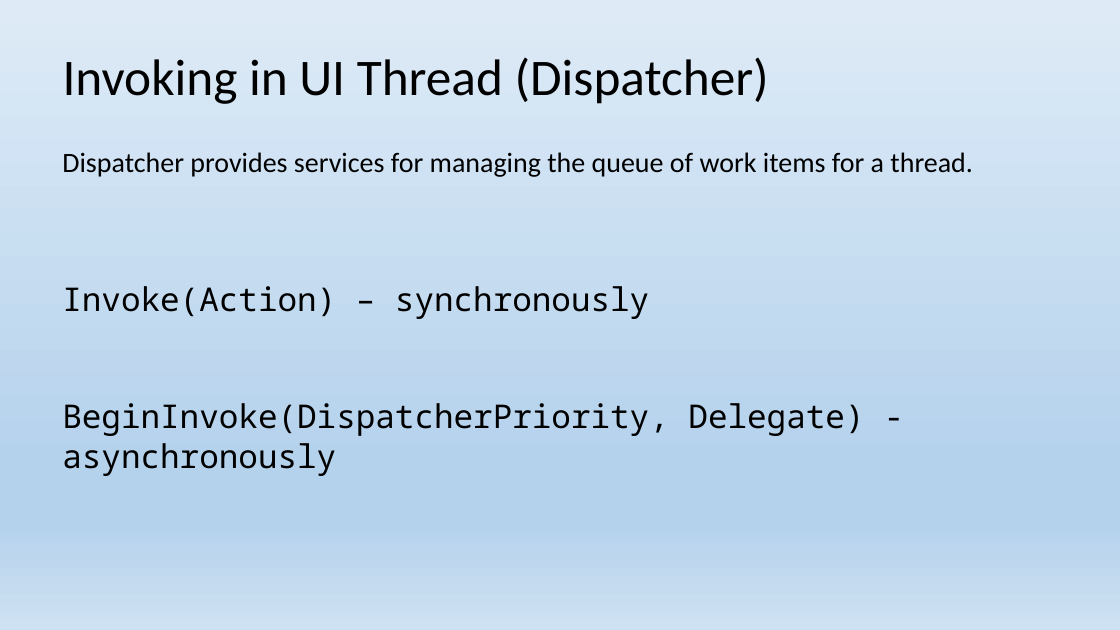
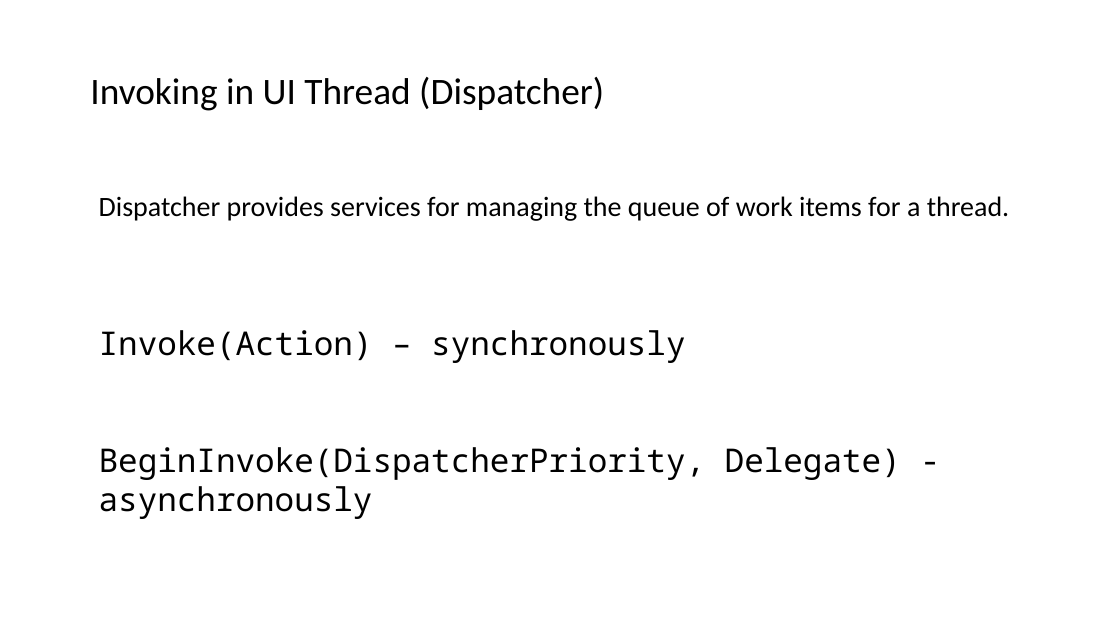
Before and after one commit to EPilyaev/WPFOptimizations, a slide deck: slide 5 of WPF Optimizations.pptx (slide 4 before the commit). Drawn at 1120x630 pixels with LibreOffice and Linux fonts; fonts in the diff are those of the drawing; background and template pictures are left out. Boxes give left, top, right and bottom in pixels: in the first picture for what was removed or moved away, otherwise in the second. Text is boxed around its words. In the diff, an @@ line names an element or a change of style, - is before the commit and + after.

Commit message:
Change presentation style to DA

```diff
--- a/WPF Optimizations.pptx
+++ b/WPF Optimizations.pptx
@@ background gradient #DEEBF7 to #B5D2EC to #CEE1F2 to #FFFFFF @@
@@ title "Invoking in UI Thread (Dispatcher)": place and size @@
-title "Invoking in UI Thread (Dispatcher)" at <box>63,57,769,104</box>
+title "Invoking in UI Thread (Dispatcher)" at <box>90,77,604,111</box>
@@ title "Invoking in UI Thread (Dispatcher)" at <box>90,77,604,111</box>: size 44 to 32 pt; line spacing 0.9 to 0.96; vertical alignment middle to top @@
@@ text "Dispatcher provides services for managing ...": place and size @@
-text "Dispatcher provides services for managing ..." at <box>62,152,973,476</box>
+text "Dispatcher provides services for managing ..." at <box>99,196,1010,519</box>
```
Also in this commit, not shown: 27 other slides changed, 1 slide added.
